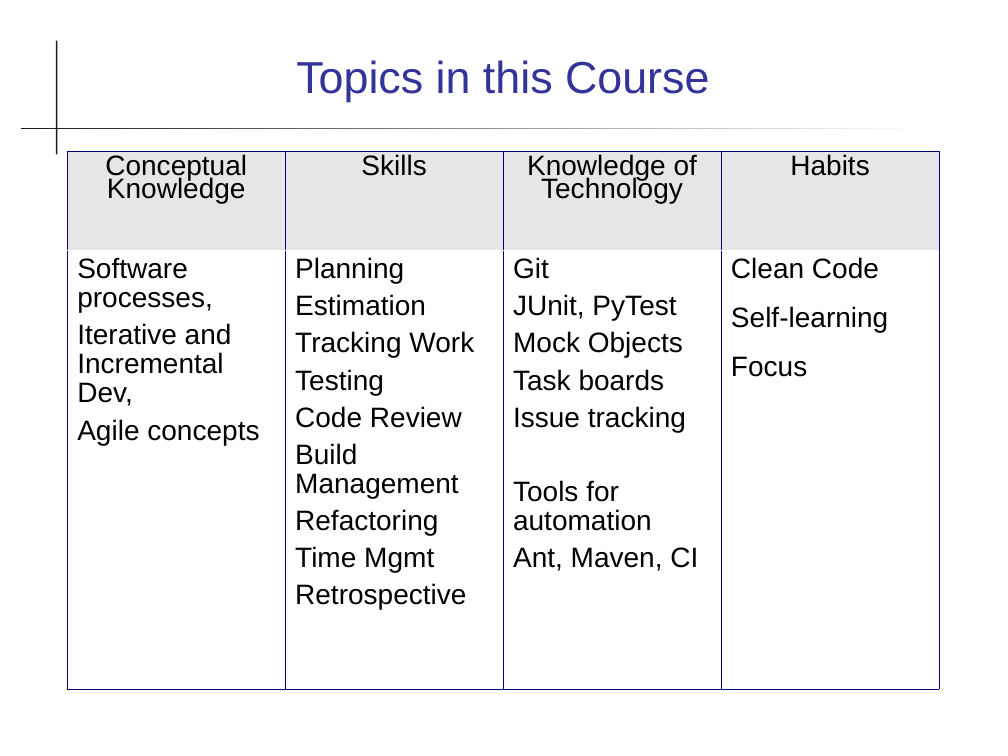
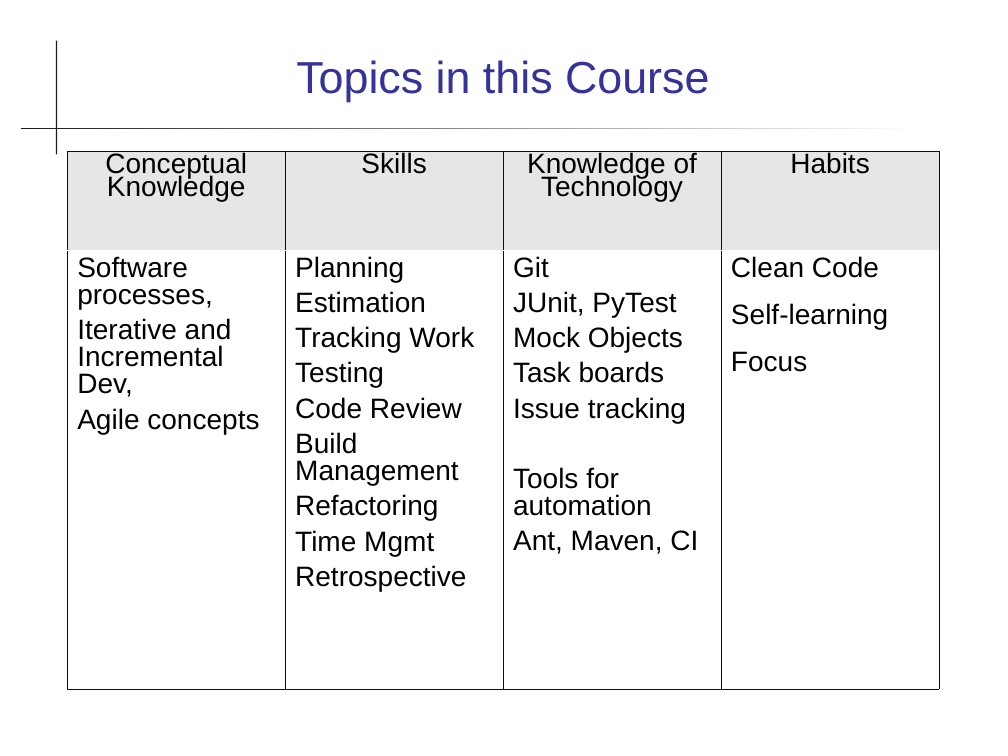
Before and after one commit to cpske/ISP, a slide deck: slide 4 of intro/Introduction-to-Course.ppt. Drawn at 1008x756 pixels with LibreOffice and Linux fonts; fonts in the diff are those of the drawing. Boxes give left, top, right and bottom in pixels: in the first picture for what was removed or moved away, otherwise in the second. Text is boxed around its words. In the diff, an @@ line names an element or a change of style, - is before the commit and + after.

```diff
--- a/intro/Introduction-to-Course.ppt
+++ b/intro/Introduction-to-Course.ppt
@@ table at (x1=68, y1=151, x2=938, y2=688) @@
@@ line spacing 0.76 to 0.71 @@
@@ line spacing 0.93 to 0.87 @@
```
Also in this commit, not shown: 1 other slide changed, 2 other files.
